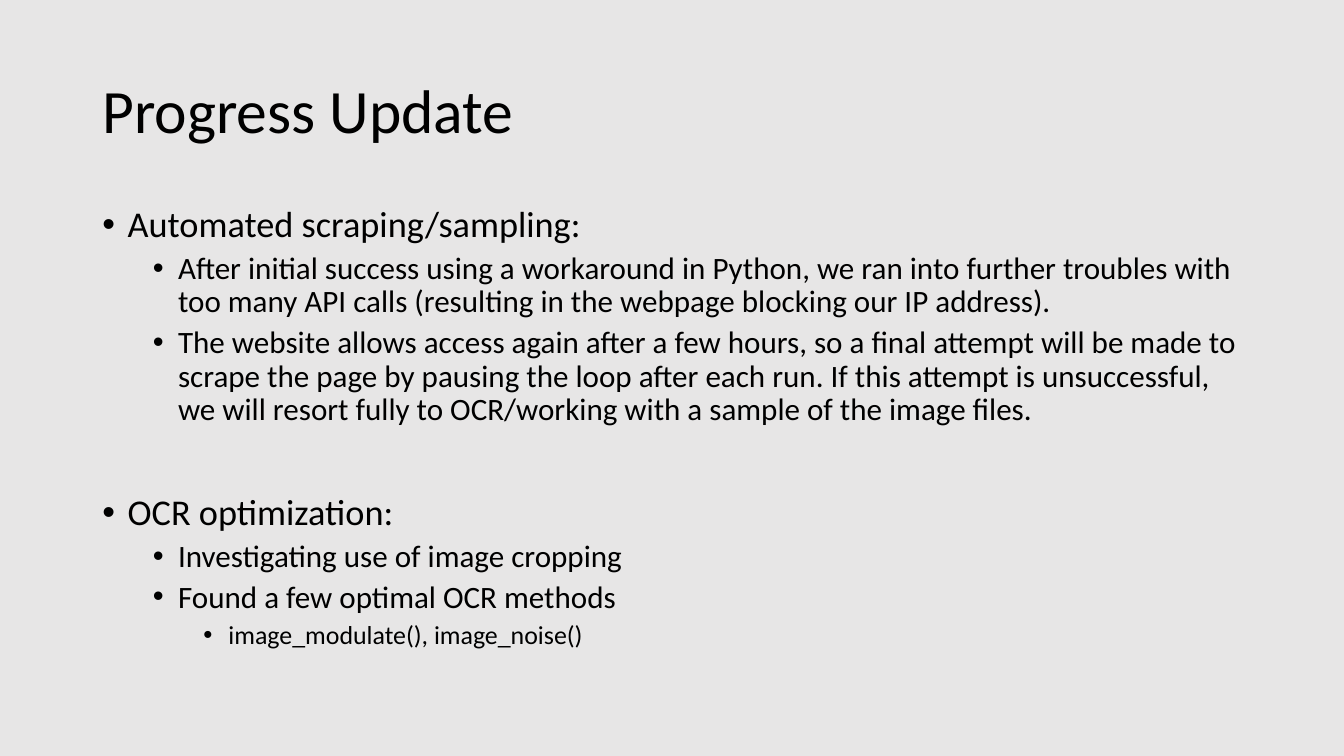
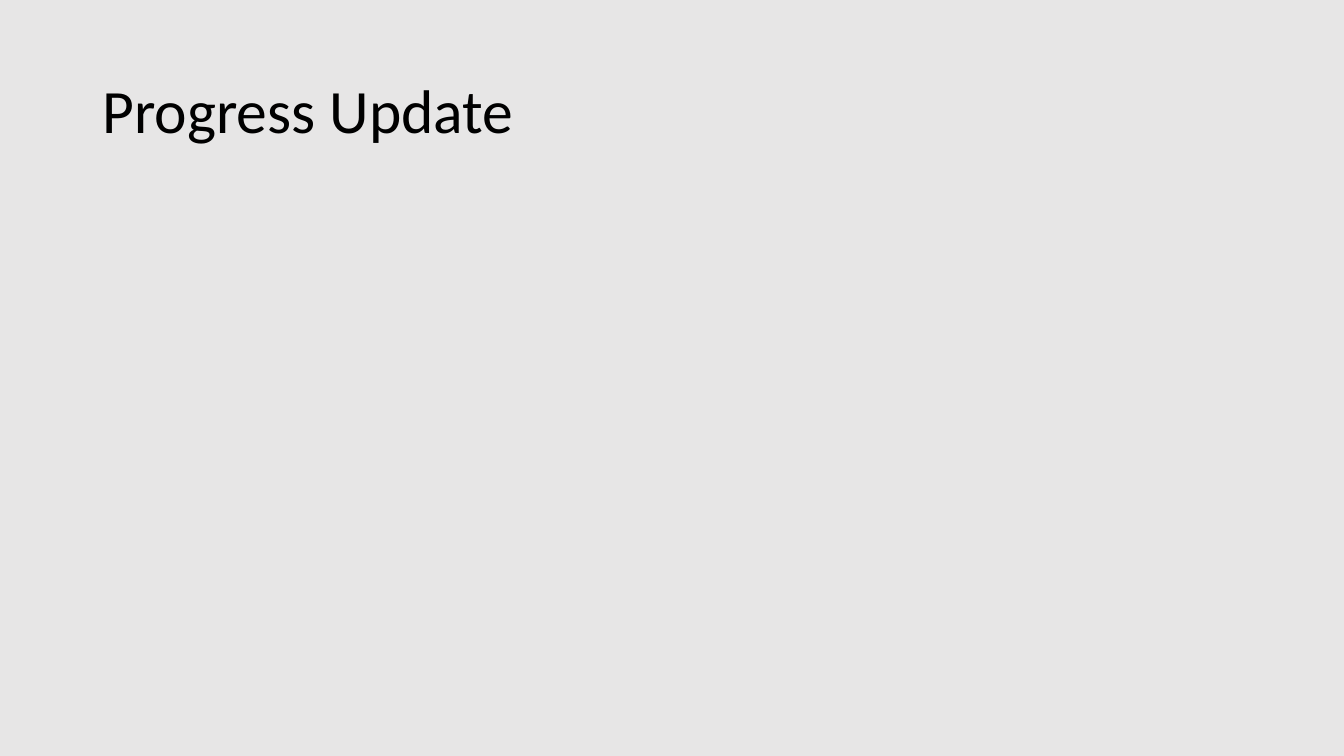
Before and after one commit to mckadet/STAT6080_Group_Project, a slide deck: slide 4 of Weekly Report Template.pptx. Drawn at 1344x756 pixels with LibreOffice and Linux fonts; fonts in the diff are those of the drawing. Boxes give left, top, right and bottom in pixels: in the first picture for what was removed or moved away, otherwise in the second. Text is boxed around its words. In the diff, an @@ line names an element or a change of style, - is before the commit and + after.

```diff
--- a/Weekly Report Template.pptx
+++ b/Weekly Report Template.pptx
@@ text removed at [128, 211, 1236, 649] @@
-• Automated scraping/sampling:
-  • After initial success using a workaround in Python, we ran into further troubles with too many API calls (resulting in the webpage blocking our IP address).
-  • The website allows access again after a few hours, so a final attempt will be made to scrape the page by pausing the loop after each run. If this attempt is unsuccessful, we will resort fully to OCR/working with a sample of the image files.
-• OCR optimization:
-  • Investigating use of image cropping
-  • Found a few optimal OCR methods
-    • image_modulate(), image_noise()
```
Also in this commit, not shown: 2 other slides changed, 2 slides removed, 1 other file.
